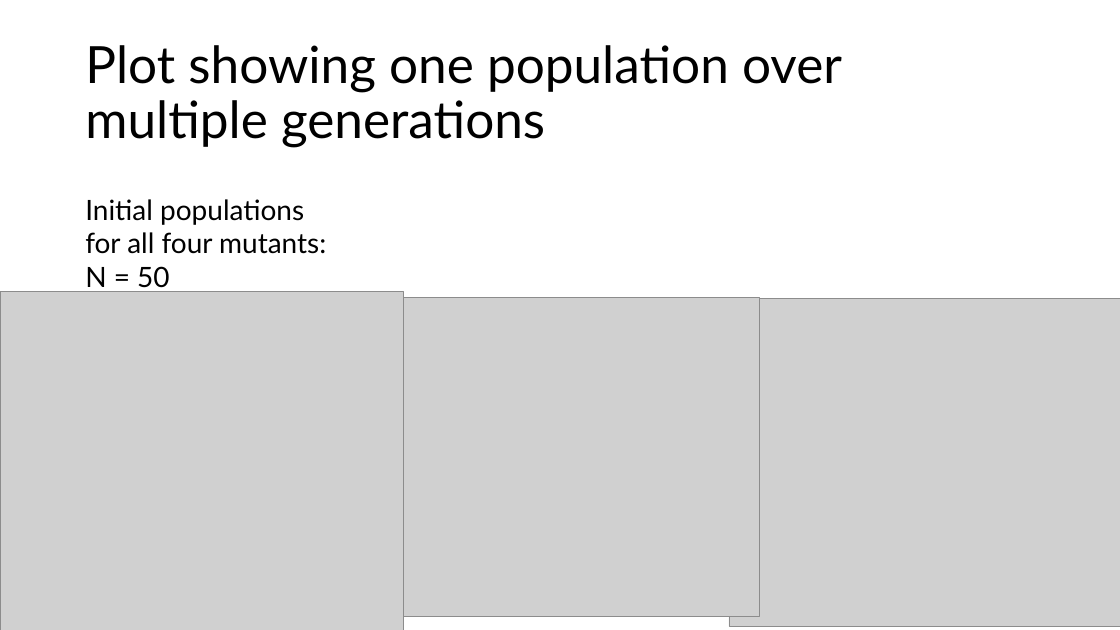
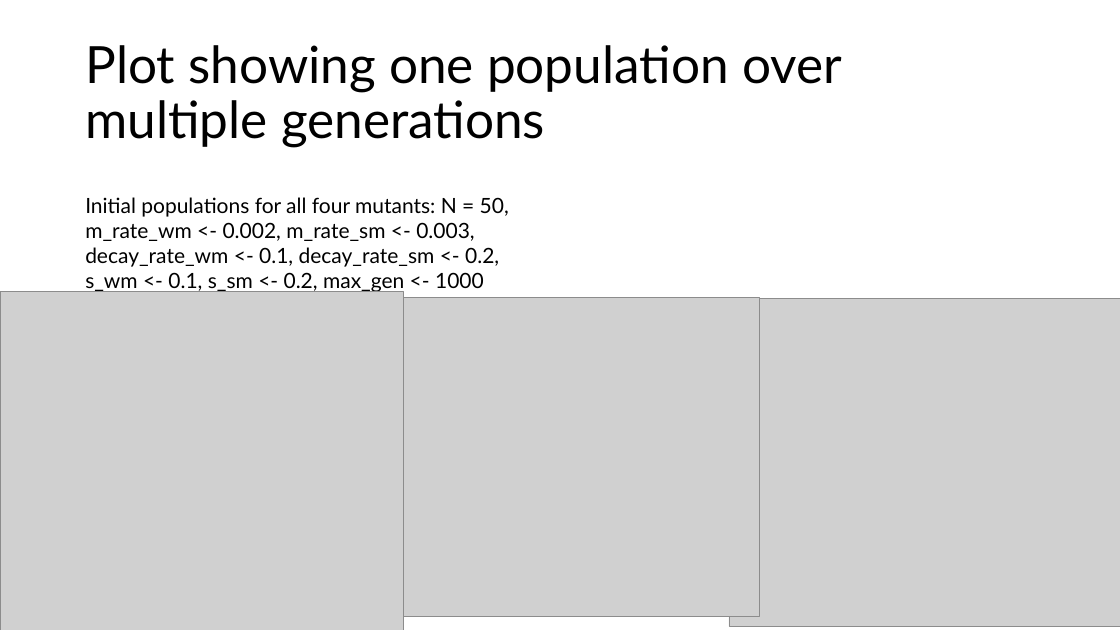
Before and after one commit to Julia-Eggenschwiler/THEEproject_Jaelle_Julia, a slide deck: slide 8 of THEE_project.pptx. Drawn at 1120x630 pixels with LibreOffice and Linux fonts; fonts in the diff are those of the drawing; grey boxes stand for pictures. Boxes give left, top, right and bottom in pixels: in the first picture for what was removed or moved away, otherwise in the second. Text is boxed around its words. In the diff, an @@ line names an element or a change of style, - is before the commit and + after.

```diff
--- a/THEE_project.pptx
+++ b/THEE_project.pptx
@@ text at [85, 197, 509, 293]: text changed; size 24 to 18 pt @@
-Initial populations for all four mutants: N = 50
+Initial populations for all four mutants: N = 50,
+m_rate_wm <- 0.002, m_rate_sm <- 0.003, decay_rate_wm <- 0.1, decay_rate_sm <- 0.2, s_wm <- 0.1, s_sm <- 0.2, max_gen <- 1000
+replicates <- 30
```
Also in this commit, not shown: 1 other slide changed.
